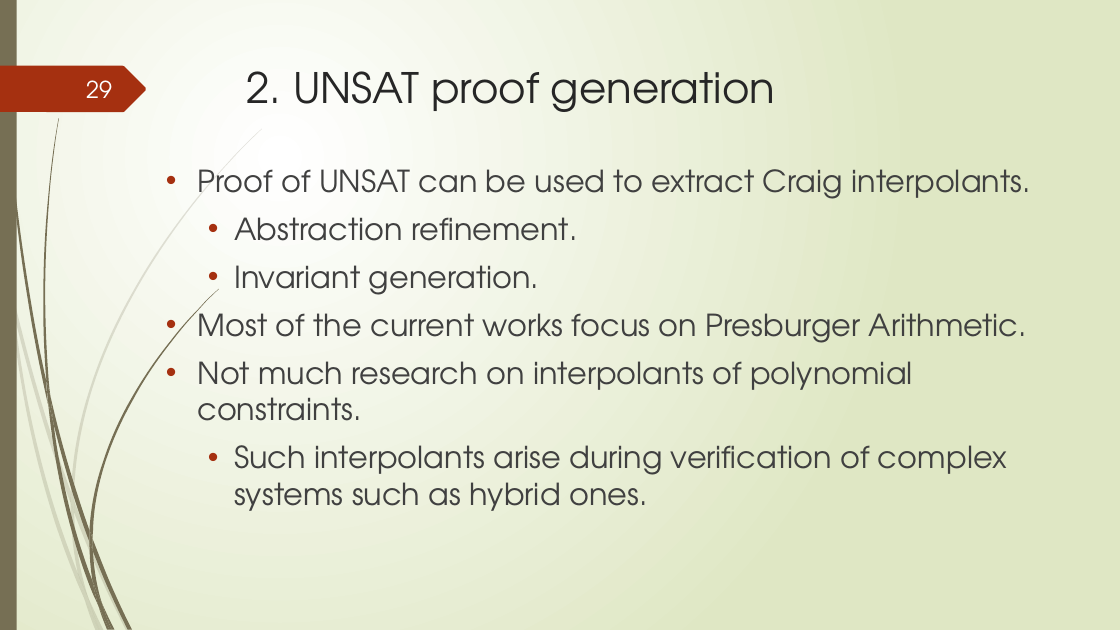
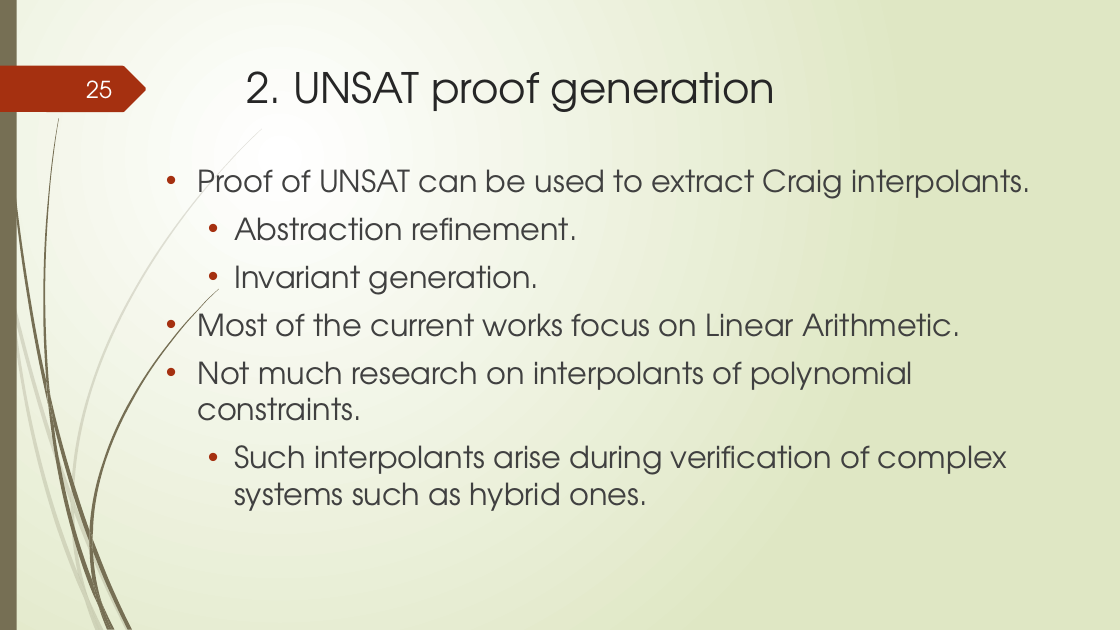
Before and after one commit to tungvx/raSAT, a slide deck: slide 25 of report/midterm.pptx (slide 29 before the commit). Drawn at 1120x630 pixels with LibreOffice and Linux fonts; fonts in the diff are those of the drawing. Boxes give left, top, right and bottom in pixels: in the first picture for what was removed or moved away, otherwise in the second. Text is boxed around its words. In the diff, an @@ line names an element or a change of style, - is before the commit and + after.

```diff
--- a/report/midterm.pptx
+++ b/report/midterm.pptx
@@ page number at box(86, 80, 112, 99): text changed @@
-29
+25
@@ text at box(197, 304, 960, 337): text changed @@
-• Most of the current works focus on Presburger Arithmetic.
+• Most of the current works focus on Linear Arithmetic.
```
Also in this commit, not shown: 11 other slides changed, 1 slide added, 5 slides removed.
